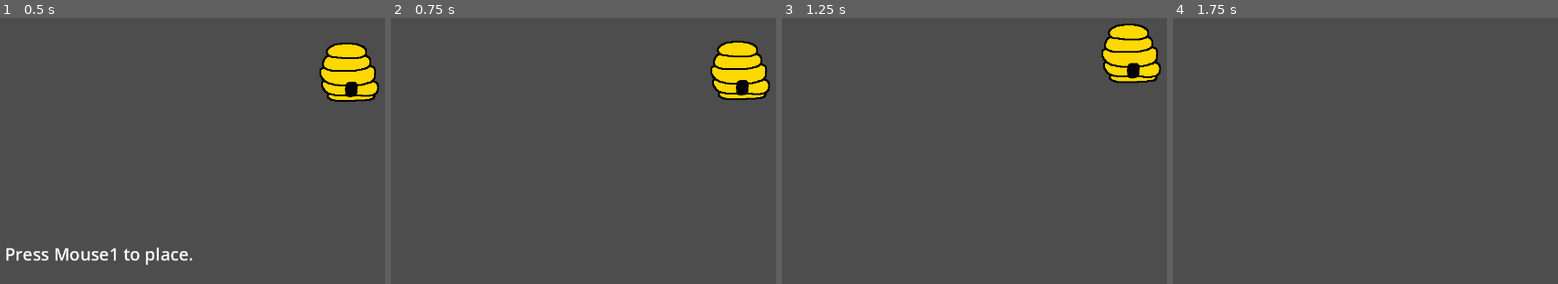
Above: before the commit, frames 1-4 (left to right).
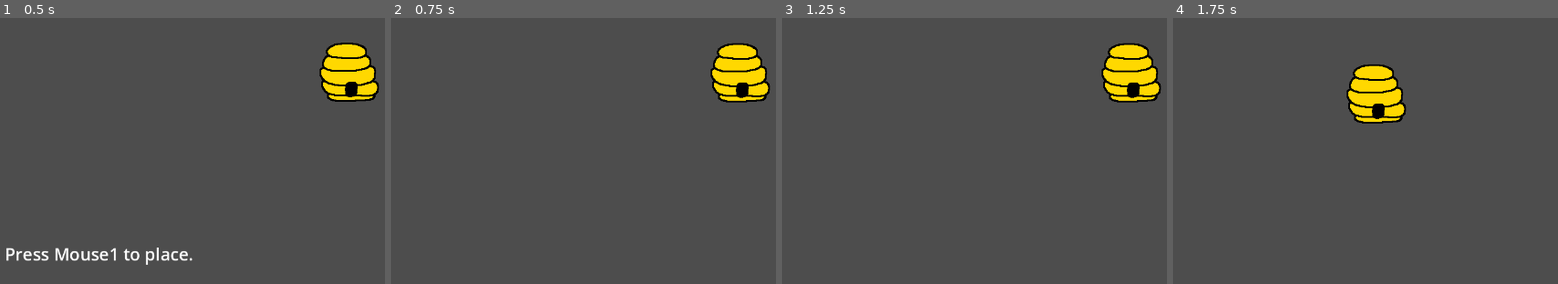
Above: after the commit, the same moments.

Repository: SHyguymoll/EGDxSGDASpring2023
Game: Godot game, scene res://scenes/Main.tscn
Same seed, same stepped clock (60 frames per second), same inputs: the game is played once before the commit and once after it.
Inputs (mouse positions are in pixels of both pictures, inside the frame that each line leads up to):
- Up to frame 1 (0.5 s): no input
- Up to frame 2 (0.75 s): tap Enter at 0.5 s; move the mouse to (737, 68) at 0.52 s; hold Middle mouse button (Move Camera) from 0.53 s (still down); click (737, 68) at 0.67 s
- Up to frame 3 (1.25 s): keep holding Middle mouse button (Move Camera)
- Up to frame 4 (1.75 s): move the mouse to (1373, 89) at 1.27 s; release Middle mouse button (Move Camera) at 1.28 s; tap Middle mouse button (Move Camera) at 1.35 s; click (1373, 89) at 1.42 s

Frame 1 is identical in both runs. In frame 2, 1.4% of the frame differs, in the area x 82-99%, y 8-32%; in frame 3, 3.1%, in the area x 82-99%, y 2-32%; in frame 4, 2.8%.

Commit message:
Unbugged the camera, semantic updates

Diff:
--- a/scenes/Main.tscn
+++ b/scenes/Main.tscn
@@ -1,11 +1,13 @@
-[gd_scene load_steps=2 format=3 uid="uid://bfortnc847ow4"]
+[gd_scene load_steps=3 format=3 uid="uid://bfortnc847ow4"]
 
 [ext_resource type="Script" path="res://scripts/GameState/Main.gd" id="1_cthxf"]
+[ext_resource type="Script" path="res://scripts/Camera.gd" id="2_wfyw1"]
 
 [node name="Stage" type="Node2D"]
 script = ExtResource("1_cthxf")
 
 [node name="Camera" type="Camera2D" parent="."]
+script = ExtResource("2_wfyw1")
 
 [node name="GUI" type="CanvasLayer" parent="."]
 layer = 5
--- a/scenes/Player/commander/bee_leader_base.tscn
+++ b/scenes/Player/commander/bee_leader_base.tscn
@@ -1,6 +1,6 @@
-[gd_scene load_steps=24 format=3 uid="uid://0bavrro8i47e"]
+[gd_scene load_steps=24 format=3 uid="uid://bypmvk7jp3inx"]
 
-[ext_resource type="Script" path="res://scenes/Player/commander/bee_leader_base.gd" id="1_2bq6c"]
+[ext_resource type="Script" path="res://scripts/GameState/Player/bee_leader_base.gd" id="1_drkjj"]
 [ext_resource type="PackedScene" uid="uid://c40ca1atp833e" path="res://scenes/Player/solder/bee_normal.tscn" id="2_g27me"]
 [ext_resource type="Texture2D" uid="uid://o64lctrty1yi" path="res://art/YourTeam/BeeCommander/Attack/Attack_0.png" id="3_dkddi"]
 [ext_resource type="Texture2D" uid="uid://ce2ytyr5jd1wb" path="res://art/YourTeam/BeeCommander/Attack/Attack_1.png" id="4_22oqi"]
@@ -96,16 +96,16 @@
 
 [node name="Bee_Lead_Normal" type="CharacterBody2D"]
 input_pickable = true
-script = ExtResource("1_2bq6c")
+script = ExtResource("1_drkjj")
 spawn = ExtResource("2_g27me")
 spawn_time = 45
 spawn_timer = 125
-ability_time = 300
-ability_timer = 200
+ability_time = 200
+ability_timer = 300
 health = 15.0
 atk = 3.0
 speed = 0.25
-formation_closeness = 1000.0
+formation_closeness = 100.0
 
 [node name="Animate" type="AnimatedSprite2D" parent="."]
 position = Vector2(0, -4)
@@ -133,7 +133,7 @@
 offset_top = 34.0
 offset_right = 64.0
 offset_bottom = 50.0
-value = 99.0
+value = 29.0
 texture_under = ExtResource("13_o8g2g")
 texture_progress = ExtResource("14_2uj2u")
 metadata/_edit_use_anchors_ = true
--- /dev/null
+++ b/scripts/Camera.gd
@@ -0,0 +1,6 @@
+extends Camera2D
+
+func _unhandled_input(event):
+	if event is InputEventMouseMotion:
+		if event.button_mask == MOUSE_BUTTON_MASK_MIDDLE:
+			position -= event.relative * zoom
--- a/scripts/GameState/Main.gd
+++ b/scripts/GameState/Main.gd
@@ -46,8 +46,6 @@
 
 # Called every frame. 'delta' is the elapsed time since the previous frame.
 func _process(_delta):
-	if Input.is_action_pressed("Move Camera"):
-		$Camera.position = get_global_mouse_position()
 	if mode == "Start Game":
 		$GUI/Position_Controls/Label.text = "Press Mouse1 to place, or press Backspace to cancel."
 		mode = "View"
--- a/scripts/GameState/Player/bee_base.gd
+++ b/scripts/GameState/Player/bee_base.gd
@@ -62,7 +62,7 @@
 					target_position = target.position + target_position_randomize if target.used else target_position
 			if $Hurtbox.has_overlapping_bodies():
 				mode = "attack"
-			position += (target_position - position).normalized() * speed
+			position += position.direction_to(target_position) * speed
 			if mode == "directed" and target.used:
 				if position.distance_to(target_position) < COMPLETION_RANGE:
 					target.movement_completed = true
--- a/scenes/Player/commander/bee_leader_base.gd
+++ b/scripts/GameState/Player/bee_leader_base.gd
@@ -38,7 +38,7 @@
 	$AttackBar.visible = ($AttackBar.value < 100)
 	$SelectLight.visible = hovered or selected
 	@warning_ignore("integer_division")
-	$BeeCreateBar.value = (spawn_timer/spawn_time) * 100
+	$BeeCreateBar.value = (float(spawn_time)/spawn_timer) * 100
 	$BeeCreateBar.visible = ($BeeCreateBar.value < 100)
 
 func _on_input_event(_viewport, event, _shape_idx):
--- a/scripts/GameState/Player/building_base.gd
+++ b/scripts/GameState/Player/building_base.gd
@@ -14,7 +14,7 @@
 var placed = false
 var hovered = false
 var selected = false
-var building_data
+var building_data = null
 
 func tickTimers():
 	spawn_time = min(spawn_time + 1, spawn_timer)
@@ -45,7 +45,8 @@
 		destroy()
 
 func use_ability():
-	var building_data = worldspace.create(create, self, get_global_position())
+	if building_data == null:
+		var building_data = worldspace.create(create, self, get_global_position())
 
 func level_building(new_val : int):
 	level = new_val
Not shown: 1 places in scenes/Player/building/Hive.tscn that only renumber resources
